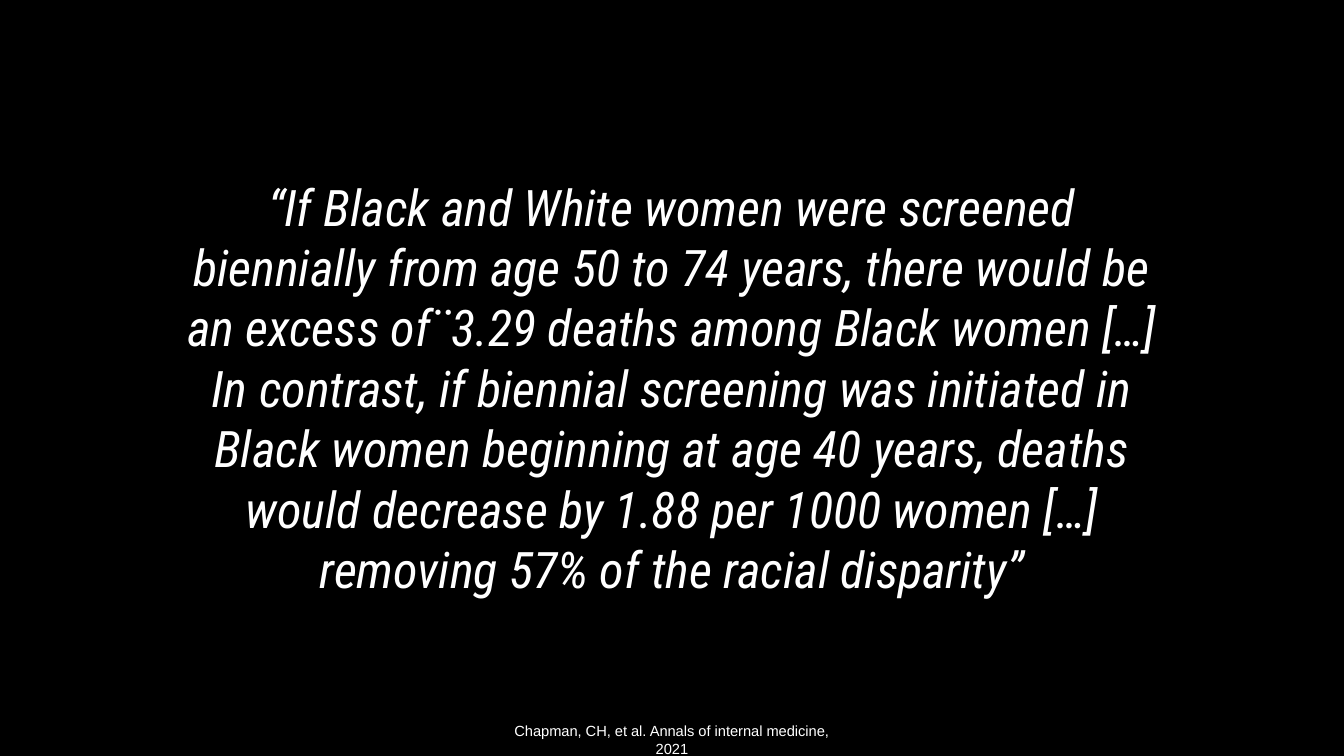
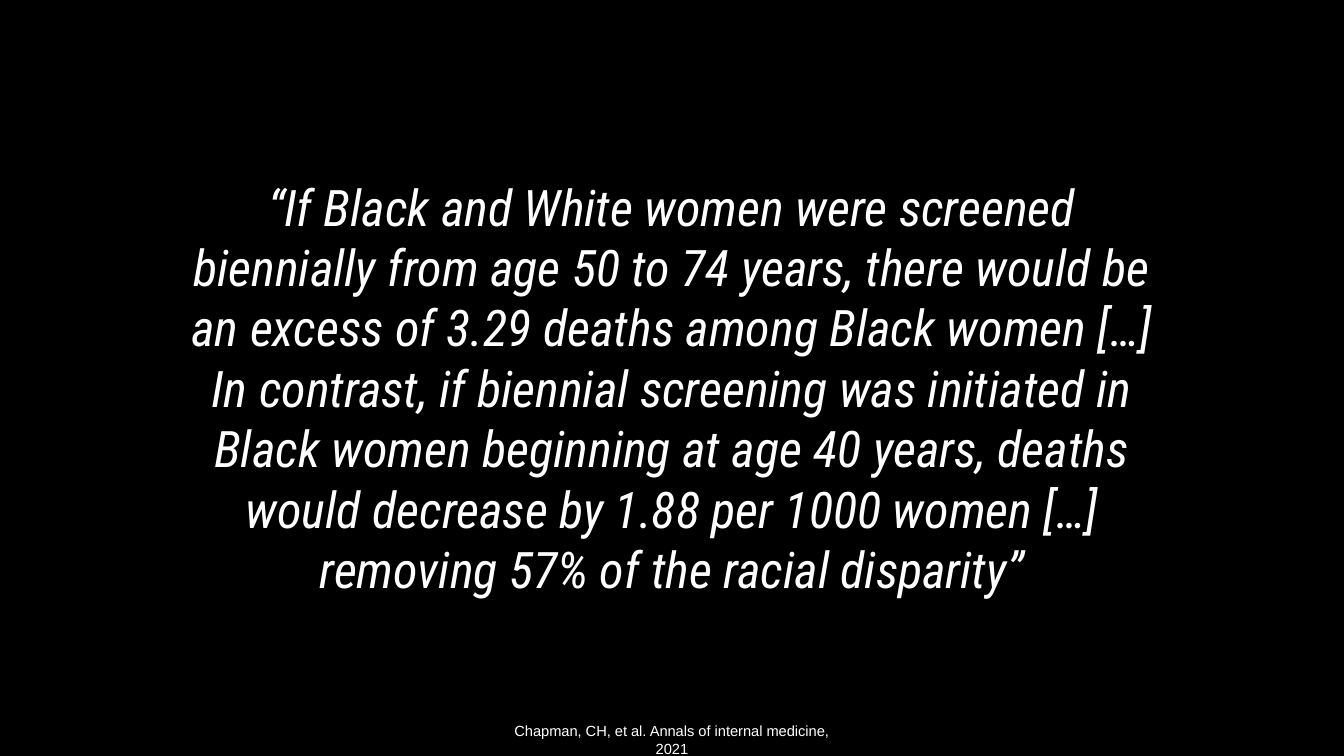
Before and after one commit to Tirgit/D3A_fairness_workshop, a slide deck: slide 7 of slides/D3A_fairness_slides.pptx. Drawn at 1344x756 pixels with LibreOffice and Linux fonts; fonts in the diff are those of the drawing. Boxes give left, top, right and bottom in pixels: in the first picture for what was removed or moved away, otherwise in the second. Text is boxed around its words. In the diff, an @@ line names an element or a change of style, - is before the commit and + after.

Commit message:
slide updates

```diff
--- a/slides/D3A_fairness_slides.pptx
+++ b/slides/D3A_fairness_slides.pptx
@@ text at <box>192,187,1149,599</box>: text changed @@
-“If Black and White women were screened biennially from age 50 to 74 years, there would be an excess of¨3.29 deaths among Black women […] In contrast, if biennial screening was initiated in Black women beginning at age 40 years, deaths would decrease by 1.88 per 1000 women […] removing 57% of the racial disparity”
+“If Black and White women were screened biennially from age 50 to 74 years, there would be an excess of 3.29 deaths among Black women […] In contrast, if biennial screening was initiated in Black women beginning at age 40 years, deaths would decrease by 1.88 per 1000 women […] removing 57% of the racial disparity”
```
Also in this commit, not shown: 1 other slide changed, 4 slides removed.
